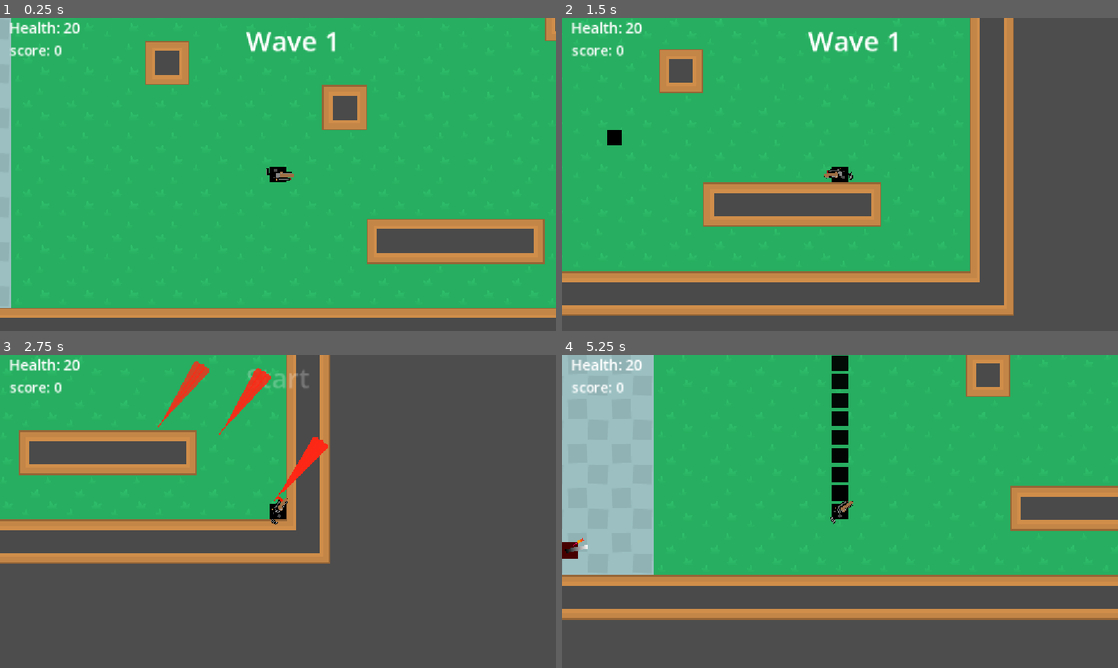
Above: before the commit, frames 1-4 (two rows, left to right).
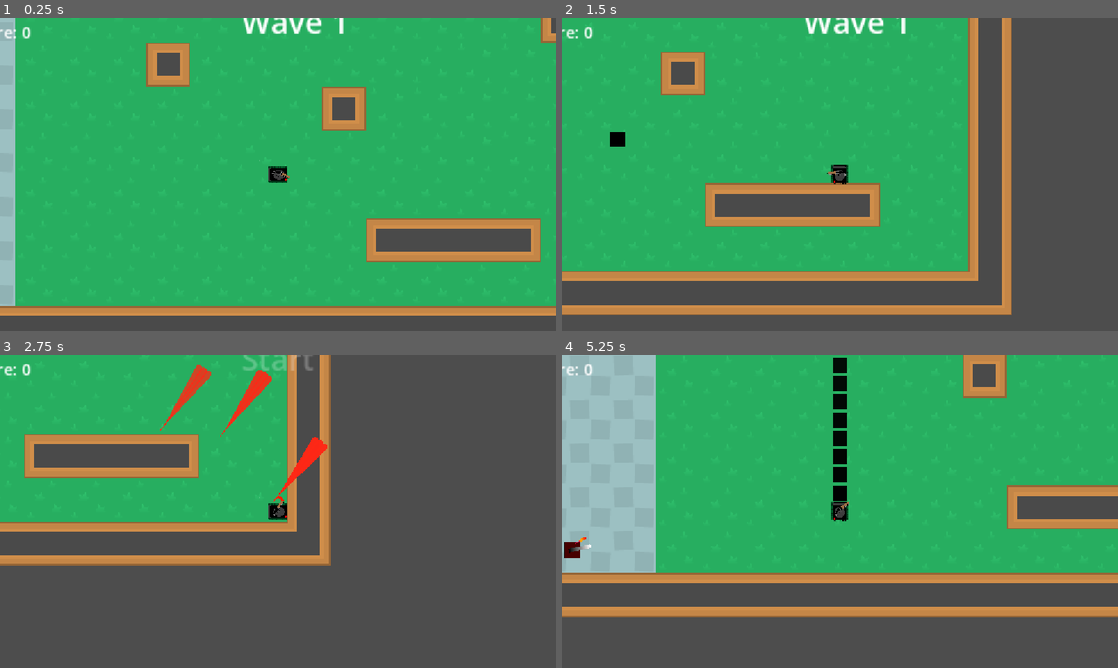
Above: after the commit, the same moments.

Repository: isaacK-428/shot_gun_craze
Game: Godot game, scene res://scenes/main_scene.tscn
The game is run twice, just before and just after one commit, with the same random seed, the same clock (stepped at 60 frames per second) and the same inputs.
Inputs (mouse positions are in pixels of both pictures, inside the frame that each line leads up to):
- Up to frame 1 (0.25 s): no input
- Up to frame 2 (1.5 s): tap Enter at 0.5 s; move the mouse to (962, 158) at 0.52 s; hold Right (go_right) 0.53-1.28 s; tap Shift (dash) at 0.6 s; move the mouse to (728, 190) at 1.27 s; hold Down (go_down) from 1.28 s (still down); tap E (pick_up) at 1.35 s
- Up to frame 3 (2.75 s): tap R (restart) at 2 s; move the mouse to (333, 442) at 2.02 s; release Down (go_down) at 2.03 s; hold Right (go_right) from 2.03 s (still down); hold Space (shoot) from 2.03 s (still down)
- Up to frame 4 (5.25 s): move the mouse to (812, 574) at 2.77 s; release Right (go_right) at 2.78 s; release Space (shoot) at 2.78 s; hold Up (go_up) 2.78-3.53 s; tap one key every 0.75 s from 2.85 s: Shift (dash) E (pick_up) Space (shoot) Shift (dash); move the mouse to (1006, 558) at 3.52 s; hold Left (go_left) 3.53-5.03 s; move the mouse to (673, 464) at 4.27 s; move the mouse to (867, 511) at 5.02 s; hold Down (go_down) from 5.03 s (still down)

The runs differ from the first frame. In frame 1, 5.3% of the frame differs, in the area x 0-100%, y 0-96%; in frame 2, 4.9%; in frame 3, 5.7%; in frame 4, 6.4%, in the area x 0-100%, y 0-85%.

Commit message:
sprite
made player sprite rotation
edited gun sprite size

Diff:
--- a/scenes/player.tscn
+++ b/scenes/player.tscn
@@ -2,16 +2,9 @@
 
 [ext_resource type="Script" uid="uid://ciqydj1bkerl0" path="res://scripts/player.gd" id="1_3vyb7"]
 [ext_resource type="Texture2D" uid="uid://cc2w7hg5ld028" path="res://assets/pistol.png" id="2_g2els"]
+[ext_resource type="Texture2D" uid="uid://f275l2jc22dp" path="res://assets/final_tank.png" id="2_qlg0r"]
 [ext_resource type="Texture2D" uid="uid://ca531ot8xgbxn" path="res://assets/machine gun.png" id="3_qhqgy"]
 [ext_resource type="PackedScene" uid="uid://chva06vyshj1y" path="res://scenes/hud.tscn" id="4_dqkch"]
-
-[sub_resource type="Gradient" id="Gradient_u8vuu"]
-offsets = PackedFloat32Array(0, 0.98493975)
-colors = PackedColorArray(0, 0, 0, 1, 0, 0, 0, 1)
-
-[sub_resource type="GradientTexture2D" id="GradientTexture2D_3vyb7"]
-gradient = SubResource("Gradient_u8vuu")
-fill_to = Vector2(0.9978261, 0)
 
 [sub_resource type="RectangleShape2D" id="RectangleShape2D_3vyb7"]
 size = Vector2(22, 22)
@@ -55,20 +48,26 @@
 color_ramp = SubResource("GradientTexture1D_fjrip")
 
 [node name="player" type="CharacterBody2D" unique_id=156242723]
+scale = Vector2(1.16, 1.16)
 collision_mask = 12
 script = ExtResource("1_3vyb7")
 health = 500
 
-[node name="Sprite2D" type="Sprite2D" parent="." unique_id=215723152]
-scale = Vector2(0.34, 0.34)
-texture = SubResource("GradientTexture2D_3vyb7")
+[node name="Node2D" type="Node2D" parent="." unique_id=1034708963]
+
+[node name="right" type="Sprite2D" parent="Node2D" unique_id=215723152]
+position = Vector2(4, -1.7484558e-07)
+rotation = 1.5707964
+scale = Vector2(0.026612902, 0.023945266)
+texture = ExtResource("2_qlg0r")
+offset = Vector2(8.58, 41.12)
 
 [node name="CollisionShape2D" type="CollisionShape2D" parent="." unique_id=927503892]
 shape = SubResource("RectangleShape2D_3vyb7")
 
 [node name="Camera2D" type="Camera2D" parent="." unique_id=1011669799]
 ignore_rotation = false
-zoom = Vector2(1.44, 1.44)
+zoom = Vector2(1.42, 1.42)
 
 [node name="HUD" parent="Camera2D" unique_id=1822620139 instance=ExtResource("4_dqkch")]
 offset_left = -249.0
@@ -80,6 +79,7 @@
 collision_mask = 2
 
 [node name="CollisionShape2D" type="CollisionShape2D" parent="enemy_detect" unique_id=2049194667]
+visible = false
 shape = SubResource("CircleShape2D_3vyb7")
 
 [node name="gun" type="Marker2D" parent="." unique_id=1253989236]
@@ -87,13 +87,14 @@
 [node name="Node2D" type="Node2D" parent="gun" unique_id=1855255673]
 
 [node name="pistol" type="Sprite2D" parent="gun/Node2D" unique_id=937892413]
+visible = false
 position = Vector2(3, 6)
 scale = Vector2(0.023, 0.018)
 texture = ExtResource("2_g2els")
 
 [node name="machine_gun" type="Sprite2D" parent="gun/Node2D" unique_id=416521371]
-position = Vector2(3, 10.999999)
-scale = Vector2(0.023, 0.018)
+position = Vector2(4.2253523, 3.5211258)
+scale = Vector2(0.013, 0.01)
 texture = ExtResource("3_qhqgy")
 
 [node name="Line2D2" type="Line2D" parent="gun/Node2D" unique_id=121229160]
@@ -135,6 +136,7 @@
 collision_mask = 8
 
 [node name="CollisionPolygon2D" type="CollisionPolygon2D" parent="gun/Area2D" unique_id=1542087091]
+visible = false
 polygon = PackedVector2Array(4, -1, 4, 1, 0, 0)
 
 [node name="shoot_cooldown" type="Timer" parent="." unique_id=204453789]
--- a/scripts/player.gd
+++ b/scripts/player.gd
@@ -5,7 +5,6 @@
 @onready var gun: Marker2D = $gun
 @onready var shoot_cooldown: Timer = $shoot_cooldown
 @onready var hud: Control = $Camera2D/HUD
-@onready var sprite: Sprite2D = $Sprite2D
 
 var dash_visual = preload("res://scenes/visual affects/dash_visuals.tscn")
 var dash = false
@@ -53,6 +52,8 @@
 		var D_V_I = dash_visual.instantiate()
 		D_V_I.global_position = global_position
 		$bullet_container.add_child(D_V_I)
+	if dir!=Vector2.ZERO:
+		change_sprite(dir)
 
 	velocity=Vector2.ZERO
 	velocity+=dir*speed
@@ -178,3 +179,69 @@
 func _on_power_up_timeout() -> void:
 	damage = 1
 	print("timeout")
+func change_sprite(D: Vector2) -> void:
+	print(D)
+	if D == Vector2.ZERO:
+		return # Keep current sprite if not moving
+
+	# Round to nearest grid direction (-1, 0, or 1)
+	var x = roundi(D.x)
+	var y = roundi(D.y)
+	match [x, y]:
+		[0, -1]:
+			print("Up")
+			$Node2D.rotation_degrees = 270
+		[0, 1]:
+			print("Down")
+			$Node2D.rotation_degrees = 90
+		[-1, 0]:
+			print("Left")
+			$Node2D.rotation_degrees = 180
+		[1, 0]:
+			print("Right")
+			$Node2D.rotation_degrees = 0
+		[-1, -1]:
+			print("Left/Up")
+			$Node2D.rotation_degrees = 225
+		[1, -1]:
+			print("Right/Up")
+			$Node2D.rotation_degrees = 315
+		[-1, 1]:
+			print("Left/Down")
+			$Node2D.rotation_degrees = 135
+		[1, 1]:
+			print("Right/Down")
+			$Node2D.rotation_degrees = 45
+	#match [x, y]:
+		#[0, -1]:
+			#print("Up")
+			#$Node2D.rotation_degrees = 270
+			## sprite.texture = load("res://sprites/tank_up.png")
+		#[0, 1]:
+			#print("Down")
+			#$Node2D.rotation_degrees = 90
+			## sprite.texture = load("res://sprites/tank_down.png")
+		#[-1, 0]:
+			#print("Left")
+			#$Node2D.rotation_degrees = 180
+			## sprite.texture = load("res://sprites/tank_left.png")
+		#[1, 0]:
+			#print("Right")
+			#$Node2D.rotation_degrees = 0
+			## sprite.texture = load("res://sprites/tank_right.png")
+		#[-1, -1]:
+			#print("Left/Up")
+			#$Node2D.rotation_degrees = 270
+			## sprite.texture = load("res://sprites/tank_upleft.png")
+		#[1, -1]:
+			#print("Right/Up")
+			#$Node2D.rotation_degrees = 270
+			## sprite.texture = load("res://sprites/tank_upright.png")
+		#[-1, 1]:
+			#print("Left/Down")
+			#$Node2D.rotation_degrees = 270
+			## sprite.texture = load("res://sprites/tank_d	ownleft.png")
+		#[1, 1]:
+			#print("Right/Down")
+			#$Node2D.rotation_degrees = 270
+			## sprite.texture = load("res://sprites/tank_downright.png")
Binary file added: assets/final_tank.png
Not shown, added: assets/final_tank.png.import
Binary file added: assets/whwywywyw.png
Not shown, added: assets/whwywywyw.png.import
